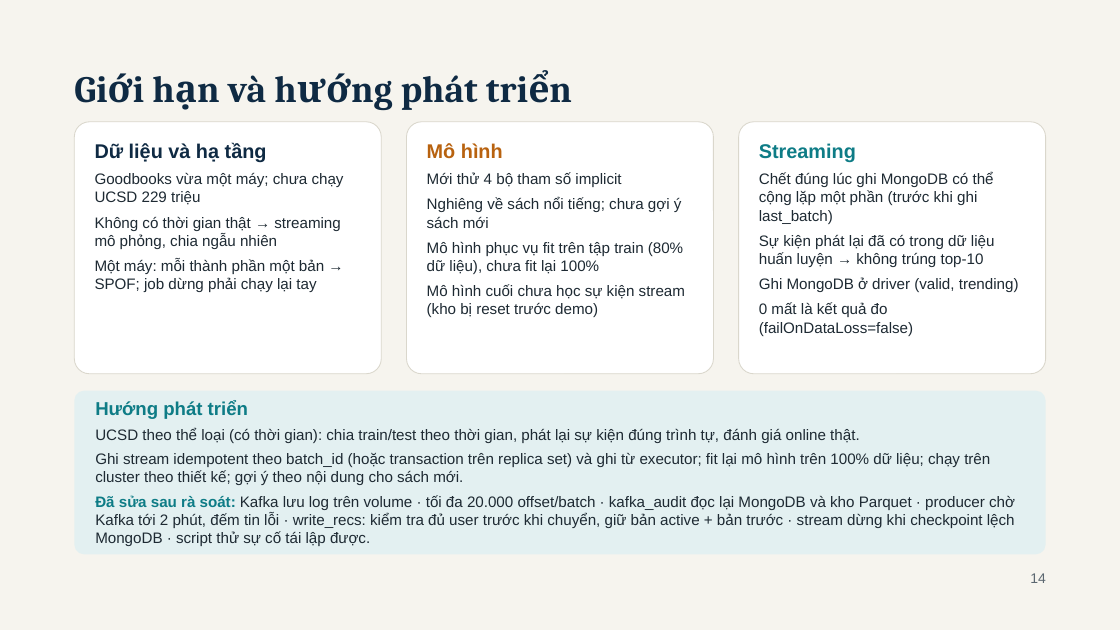
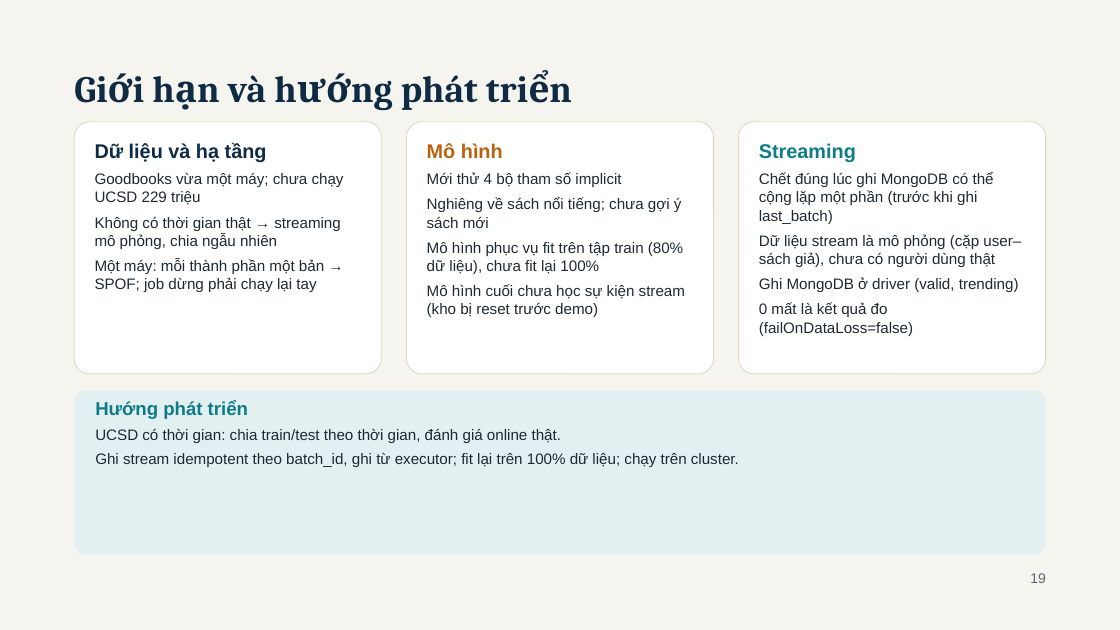
Before and after one commit to haoluonghuynhngoc/Group_06_BigData, a slide deck: slide 19 of Present/BookPulse - BDA501 Session 10 Final Presentation.pptx (slide 14 before the commit). Drawn at 1120x630 pixels with LibreOffice and Linux fonts; fonts in the diff are those of the drawing. Boxes give left, top, right and bottom in pixels: in the first picture for what was removed or moved away, otherwise in the second. Text is boxed around its words. In the diff, an @@ line names an element or a change of style, - is before the commit and + after.

Commit message:
Decks: Session 10 adds agenda, batch 4-step, one-event stream flow, fixes-after-review, detail architecture next to overview; Session 8 reworked as why topic -> architecture -> what it implies, team title, demo slide; slimmer detail diagram, shorter text; scripts, Q&A and demo refs renumbered

```diff
--- a/Present/BookPulse - BDA501 Session 10 Final Presentation.pptx
+++ b/Present/BookPulse - BDA501 Session 10 Final Presentation.pptx
@@ text at [759,234,1021,267]: text changed @@
-Sự kiện phát lại đã có trong dữ liệu huấn luyện → không trúng top-10
+Dữ liệu stream là mô phỏng (cặp user–sách giả), chưa có người dùng thật
@@ text at [95,429,739,467]: text changed @@
-UCSD theo thể loại (có thời gian): chia train/test theo thời gian, phát lại sự kiện đúng trình tự, đánh giá online thật.
-Ghi stream idempotent theo batch_id (hoặc transaction trên replica set) và ghi từ executor; fit lại mô hình trên 100% dữ liệu; chạy trên cluster theo thiết kế; gợi ý theo nội dung cho sách mới.
-Đã sửa sau rà soát: Kafka lưu log trên volume · tối đa 20.000 offset/batch · kafka_audit đọc lại MongoDB và kho Parquet · producer chờ Kafka tới 2 phút, đếm tin lỗi · write_recs: kiểm tra đủ user trước khi chuyển, giữ bản active + bản trước · stream dừng khi checkpoint lệch MongoDB · script thử sự cố tái lập được.
+UCSD có thời gian: chia train/test theo thời gian, đánh giá online thật.
+Ghi stream idempotent theo batch_id, ghi từ executor; fit lại trên 100% dữ liệu; chạy trên cluster.
@@ text at [1030,573,1046,583]: text changed @@
-14
+19
```
Also in this commit, not shown: 14 other slides changed, 4 slides added, 5 other files.
